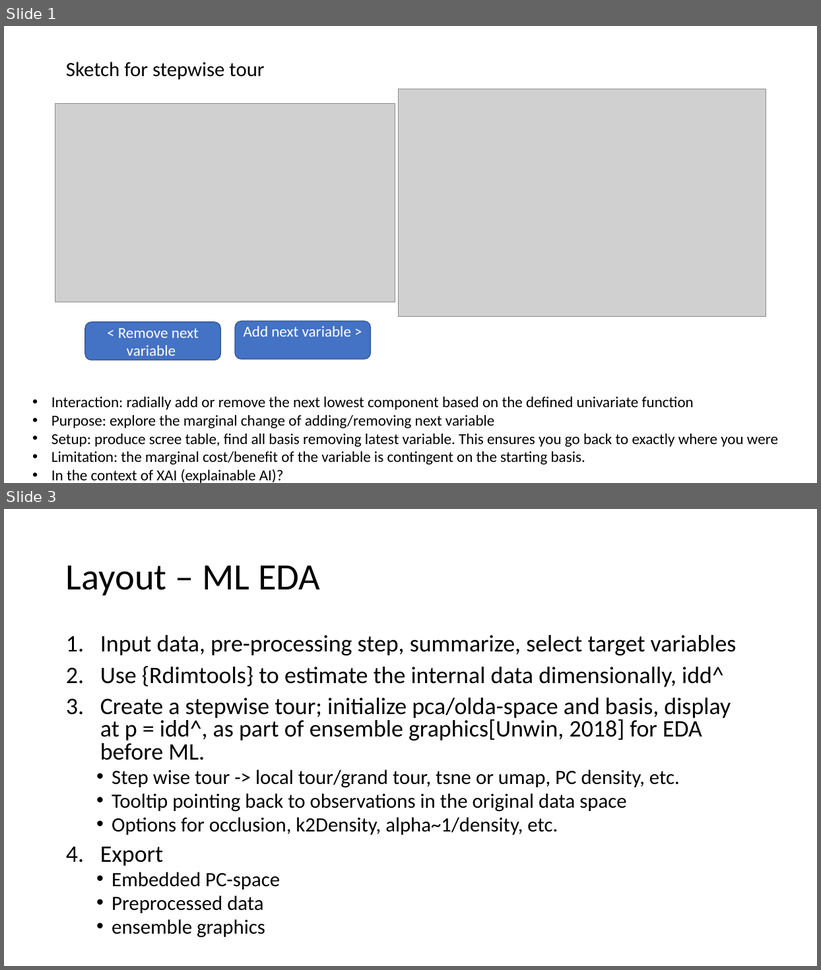
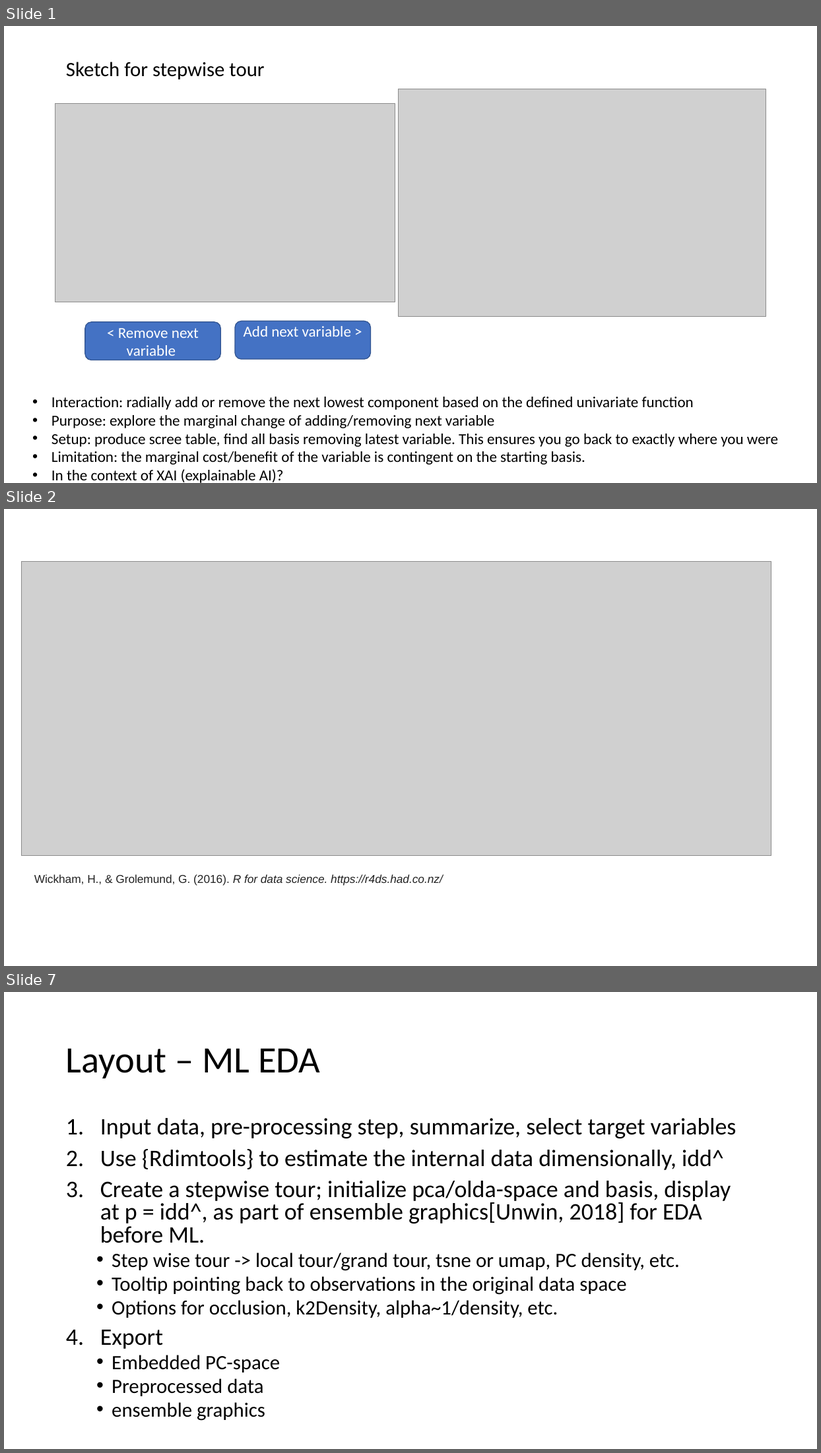
Before and after one commit to nspyrison/ML_EDA, a slide deck: zDesignDrafts/Sketch for stepwise tour.pptx. Shown one above the other, each under a label of ours: slides 1 and 3 before the commit, slides 1, 2 and 7 after it; the slides between them are not shown. The pictures are 821x970 and 821x1453 pixels, drawn with LibreOffice and Linux fonts; fonts in the diff are those of the drawing; grey boxes stand for pictures. Boxes give left, top, right and bottom in pixels: in the first picture for what was removed or moved away, otherwise in the second. Text is boxed around its words. In the diff, an @@ line names an element or a change of style, - is before the commit and + after.

```diff
--- a/zDesignDrafts/Sketch for stepwise tour.pptx
+++ b/zDesignDrafts/Sketch for stepwise tour.pptx
@@ slide 2 added at [4, 509, 817, 966], background #FFFFFF @@
@@ picture added at [21, 561, 772, 856] @@
@@ text added at [34, 875, 443, 886], 13.5 pt, text #222222, italic @@
+Wickham, H., & Grolemund, G. (2016). R for data science. https://r4ds.had.co.nz/
@@ what was slide 3 is now slide 7 @@
```
Also in this commit, not shown: 1 slide changed, 3 other slides added, 8 other files.
